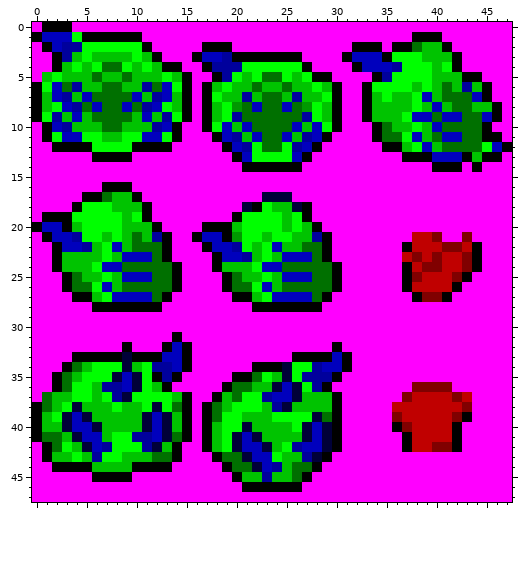
One commit to this pixel-art sprite: Actors/abomination_torso.png. The picture above is the old version.
The file is 48x48 pixels.
And afterwards:
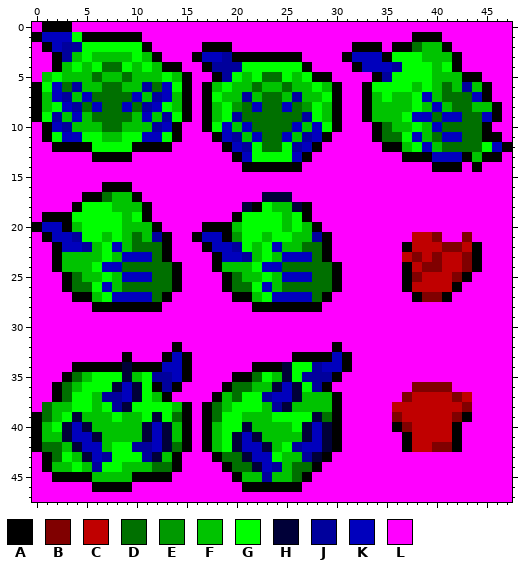
Palette (. is transparent): A #000000  B #800000  C #c00000  D #007000  E #009900  F #00c300  G #00ff00  H #000038  J #00009c  K #0000bd  L #ff00ff
Difference:
y 31: x 14 A -> L
y 32: x 9 A -> L; x 13..15 AKA -> LAL
y 33: x 4..13 AAAAAHAAAK -> LLLLLALLLA
y 34: x 3..8 ADFGGG -> LAAAAA; x 10..13 FGJJ -> AAAK
y 35: x 2..5 ADFG -> LADF; x 8..10 HKH -> GHF; x 12 A -> J; x 14..15 AL -> KA
y 36: x 4 G -> F; x 6..8 FJJ -> GGH; x 12..14 FAL -> AJA
y 37: x 1..3 DFF -> LAD; x 7 G -> J; x 9..10 HG -> KH; x 12..15 GGFA -> FALL
y 38: x 0 A -> L; x 3..5 GHF -> FGG; x 7..10 FGFF -> GJHG; x 12 H -> G; x 14 D -> F
y 39: x 1..5 FGHKH -> DFGHF; x 8 F -> G; x 11..14 HKHF -> GHGD
y 40: x 2 F -> G; x 5..6 KH -> HF
y 41: x 1..4 DDFH -> FFHK; x 6 K -> H; x 8..11 GGJJ -> FFFH; x 14 D -> F
y 42: x 0..1 LA -> AD; x 3..5 GFH -> FHK; x 7 J -> F; x 10 G -> J; x 12..15 HFAL -> KHDA
y 43: x 2..7 FFGFJG -> DGFHKJ; x 9..13 FFFDD -> GGJHF
y 44: x 1..8 LAAAAFFF -> AFFGFJGG; x 10..14 AAAAL -> FFDDA
y 45: x 2..13 LLLLAAAALLLL -> AAAAFFFFAAAA
y 46: x 6..9 LLLL -> AAAA
